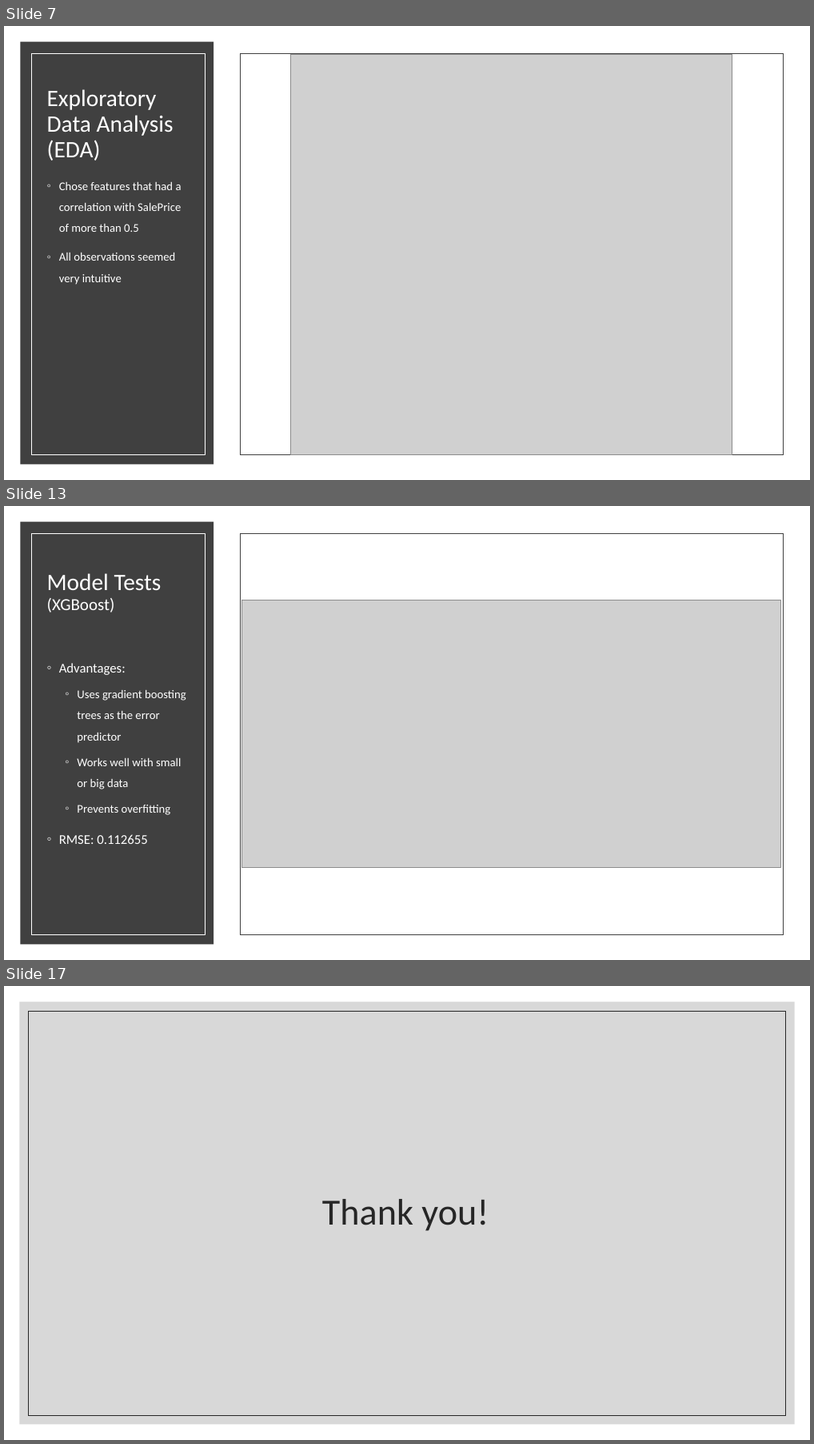
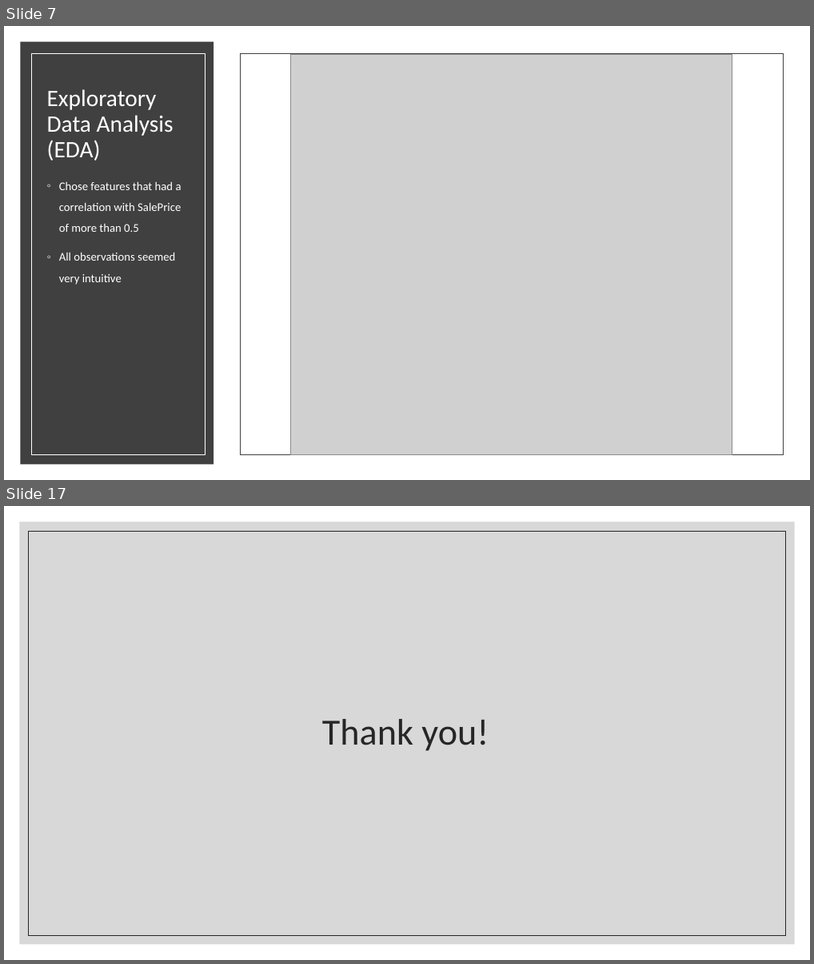
Before and after one commit to WilliamJHan/AmesHousePriceML, a slide deck: Ames House Price Prediction.pptx. Shown one above the other, each under a label of ours: slides 7, 13 and 17 before the commit, slides 7 and 17 after it; the slides between them are not shown. The pictures are 814x1444 and 814x964 pixels, drawn with LibreOffice and Linux fonts; fonts in the diff are those of the drawing; grey boxes stand for pictures. Boxes give left, top, right and bottom in pixels: in the first picture for what was removed or moved away, otherwise in the second. Text is boxed around its words. In the diff, an @@ line names an element or a change of style, - is before the commit and + after.

```diff
--- a/Ames House Price Prediction.pptx
+++ b/Ames House Price Prediction.pptx
@@ slide 13 removed at [4, 506, 810, 960], background #000000 @@
@@ rectangle removed at [4, 506, 810, 960] @@
@@ rectangle removed at [20, 522, 214, 944] @@
@@ rectangle removed at [32, 533, 205, 934] @@
@@ rectangle removed at [240, 533, 783, 934] @@
@@ title removed at [47, 573, 162, 612] @@
-Model Tests
-(XGBoost)
@@ picture removed at [242, 600, 782, 868] @@
@@ text removed at [59, 663, 186, 844] @@
-◦ Advantages:
-  ◦ Uses gradient boosting trees as the error predictor
-  ◦ Works well with small or big data
-  ◦ Prevents overfitting
-◦ RMSE: 0.112655
```
Also in this commit, not shown: 6 slides changed, 4 slides added, 3 other slides removed, 19 other files.
